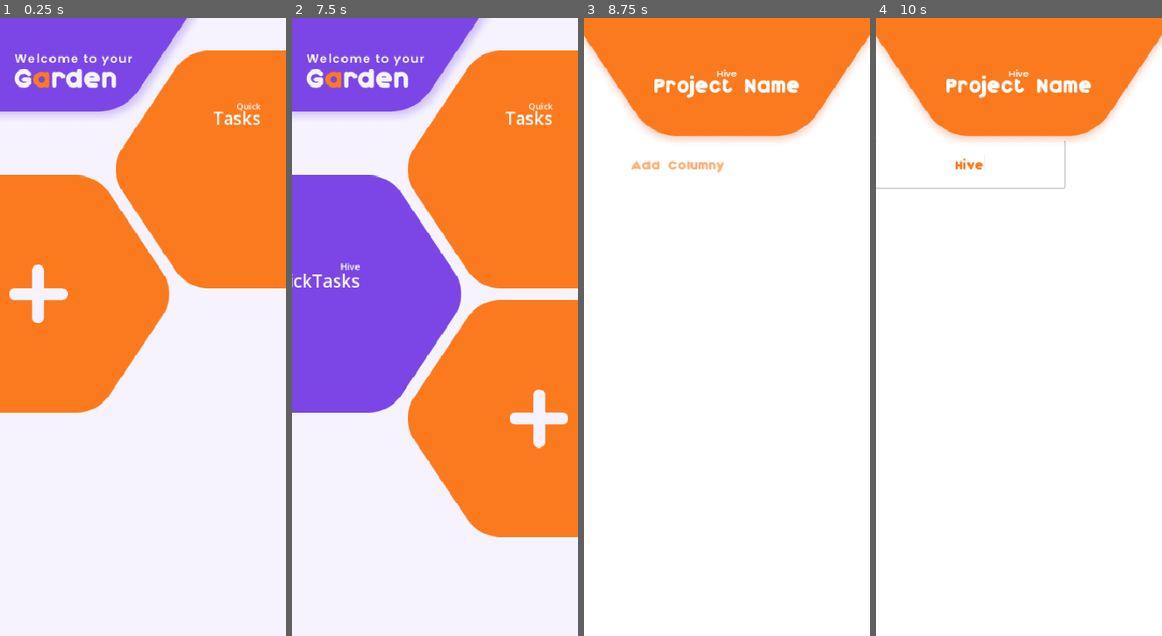
Above: before the commit, frames 1-4 (left to right).
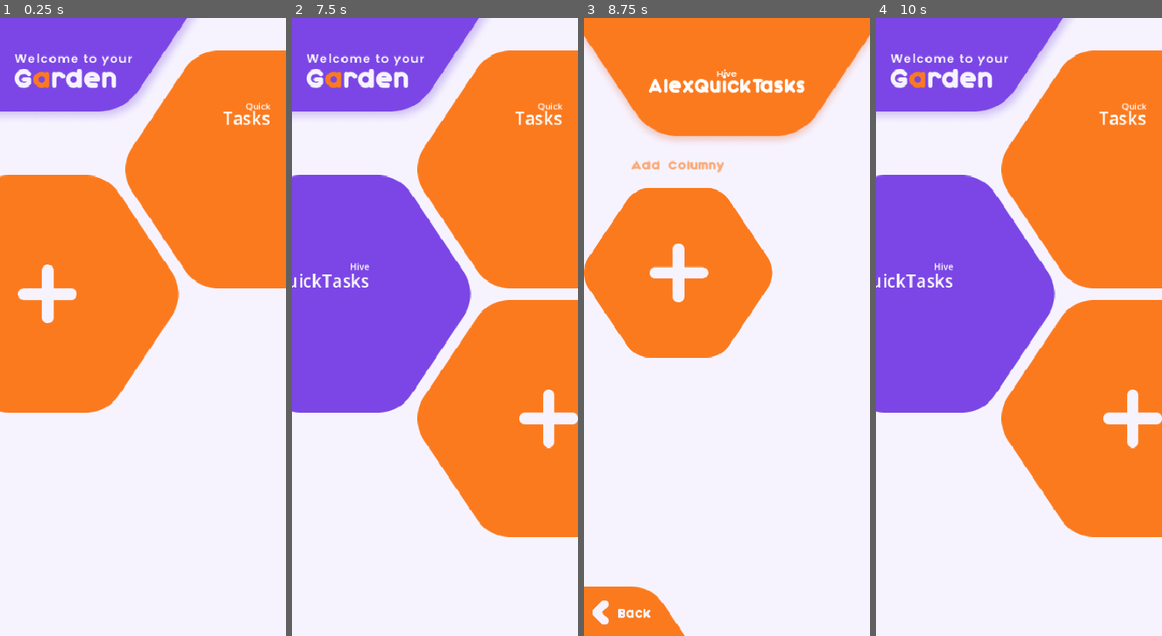
Above: after the commit, the same moments.

Repository: kirubiisfyne/task-hive
Game: Godot game, scene res://Scenes/garden.tscn
Same seed, same stepped clock (60 frames per second), same inputs: the game is played once before the commit and once after it.
Inputs (mouse positions are in pixels of both pictures, inside the frame that each line leads up to; where the layout moved, square brackets give the same spot in the first picture):
- Up to frame 1 (0.25 s): no input
- Up to frame 2 (7.5 s): click (340, 296) [329, 296] at 0.5 s; click (435, 327) at 1.27 s; type "Alex" at 1.35 s; click "Quick" at 2 s; click "Quick" at 2.75 s; click (340, 296) [329, 296] at 3.5 s; click "Quick" at 4.25 s; click (340, 296) [329, 296] at 5 s; type "Quick" at 5.75 s; type "Tasks" at 6.5 s; tap Enter at 7.25 s; move the mouse to (497, 296) at 7.27 s; click (497, 296) at 7.42 s
- Up to frame 3 (8.75 s): click "Hive" at 8 s
- Up to frame 4 (10 s): click (970, 166) at 8.77 s; type "Hive" at 8.85 s; click (913, 611) at 9.5 s, where only the run after the commit has a clickable "Back"

The runs differ from the first frame. In frame 1, 3.9% of the frame differs, in the area x 0-95%, y 5-64%; in frame 2, 5.8%; in frame 3, 16%; in frame 4, 63%, in the area x 0-100%, y 0-84%.

Commit message:
Add back button and improve touch/drag UX
Introduces a reusable back button with icon and script, updates scene and script files to support better touch and drag interactions for mobile, and refines mouse/touch filtering and signal handling. Also adds new assets and scene components, improves dynamic sizing in columns, and updates hive name display logic.

Diff:
--- a/Scenes/Components/add_task.tscn
+++ b/Scenes/Components/add_task.tscn
@@ -9,6 +9,8 @@
 
 [node name="Add Task" type="Button"]
 custom_minimum_size = Vector2(358, 324)
+offset_right = 366.0
+offset_bottom = 332.0
 size_flags_horizontal = 4
 size_flags_vertical = 4
 size_flags_stretch_ratio = 0.0
--- a/Scenes/Components/quick_tasks.tscn
+++ b/Scenes/Components/quick_tasks.tscn
@@ -8,6 +8,7 @@
 size_flags_vertical = 4
 size_flags_stretch_ratio = 0.0
 focus_mode = 0
+mouse_filter = 1
 icon = ExtResource("1_jnfrg")
 flat = true
 
--- a/Scenes/Components/task_hive.tscn
+++ b/Scenes/Components/task_hive.tscn
@@ -11,6 +11,7 @@
 size_flags_vertical = 4
 size_flags_stretch_ratio = 0.0
 focus_mode = 0
+mouse_filter = 1
 icon = ExtResource("1_jepci")
 flat = true
 script = ExtResource("2_ce2qn")
@@ -48,4 +49,4 @@
 text = "TaskHive"
 autowrap_mode = 2
 
-[connection signal="button_down" from="." to="." method="_on_button_down"]
+[connection signal="pressed" from="." to="." method="_on_pressed"]
--- a/Scenes/garden.tscn
+++ b/Scenes/garden.tscn
@@ -31,10 +31,11 @@
 anchor_bottom = 1.0
 offset_left = -134.25
 offset_top = 41.0
-offset_right = 134.25
+offset_right = 159.75
 offset_bottom = -24.0
 grow_horizontal = 2
 grow_vertical = 2
+mouse_filter = 0
 horizontal_scroll_mode = 0
 vertical_scroll_mode = 3
 
@@ -57,6 +58,7 @@
 size_flags_vertical = 4
 size_flags_stretch_ratio = 0.0
 focus_mode = 0
+mouse_filter = 1
 icon = ExtResource("2_jh4tr")
 flat = true
 
@@ -79,6 +81,7 @@
 text = "Tasks"
 
 [node name="Add Task" parent="CanvasLayer/Background/Root/ScrollContainer/Hives Container" instance=ExtResource("3_mlwpc")]
+custom_minimum_size = Vector2(358, 324)
 layout_mode = 2
 script = null
 
@@ -93,6 +96,7 @@
 
 [node name="New Hive" type="Control" parent="CanvasLayer/Background/Root"]
 visible = false
+z_index = 2
 layout_mode = 1
 anchors_preset = 15
 anchor_right = 1.0
@@ -142,5 +146,5 @@
 alignment = 1
 flat = true
 
-[connection signal="button_down" from="CanvasLayer/Background/Root/ScrollContainer/Hives Container/Add Task" to="CanvasLayer/Background/Root/ScrollContainer/Hives Container" method="_on_add_task_button_down"]
+[connection signal="pressed" from="CanvasLayer/Background/Root/ScrollContainer/Hives Container/Add Task" to="CanvasLayer/Background/Root/ScrollContainer/Hives Container" method="_on_add_task_pressed"]
 [connection signal="text_submitted" from="CanvasLayer/Background/Root/New Hive/Cell/Hive Name Input" to="CanvasLayer/Background/Root/ScrollContainer/Hives Container" method="_on_hive_name_input_text_submitted"]
--- /dev/null
+++ b/scenes/back_button.gd
@@ -0,0 +1,6 @@
+extends TextureRect
+
+@export var scene_path:= "res://scenes/garden.tscn"
+
+func _on_back_button_pressed() -> void:
+	get_tree().change_scene_to_file(scene_path)
--- a/scenes/components/cell.tscn
+++ b/scenes/components/cell.tscn
@@ -5,14 +5,15 @@
 [ext_resource type="FontFile" uid="uid://cv2i3btov0in5" path="res://assets/fonts/Dunkin-Regular.ttf" id="2_g1fqx"]
 [ext_resource type="FontFile" uid="uid://b17de2iqife5j" path="res://assets/fonts/Poppins-SemiBold.ttf" id="3_sxpw3"]
 
-[node name="Cell" type="Button"]
+[node name="Cell" type="Control"]
 custom_minimum_size = Vector2(257, 232)
+layout_mode = 3
+anchors_preset = 0
 offset_right = 257.0
 offset_bottom = 232.0
 size_flags_horizontal = 0
-size_flags_vertical = 4
-mouse_filter = 2
-flat = true
+size_flags_vertical = 6
+mouse_filter = 1
 script = ExtResource("1_ae3n8")
 
 [node name="Background" type="TextureRect" parent="."]
@@ -45,6 +46,7 @@
 offset_bottom = -43.0
 grow_horizontal = 2
 grow_vertical = 2
+mouse_filter = 1
 theme_override_fonts/font = ExtResource("2_g1fqx")
 placeholder_text = "Cell Name"
 alignment = 1
@@ -61,6 +63,7 @@
 offset_right = 107.0
 offset_bottom = 148.0
 grow_horizontal = 2
+mouse_filter = 1
 theme_override_constants/minimum_character_width = 4
 theme_override_fonts/font = ExtResource("3_sxpw3")
 theme_override_font_sizes/font_size = 14
--- a/scenes/components/columny.tscn
+++ b/scenes/components/columny.tscn
@@ -11,6 +11,7 @@
 anchors_preset = 0
 offset_right = 256.0
 offset_bottom = 296.0
+mouse_filter = 1
 script = ExtResource("1_txsla")
 
 [node name="Columny Title" type="LineEdit" parent="."]
@@ -20,6 +21,7 @@
 anchor_right = 1.0
 offset_bottom = 64.0
 grow_horizontal = 2
+mouse_filter = 1
 theme_override_colors/font_color = Color(0.9882353, 0.47843137, 0.11764706, 1)
 theme_override_colors/font_placeholder_color = Color(0.99, 0.48180002, 0.11880001, 0.6)
 theme_override_fonts/font = ExtResource("2_carvr")
@@ -29,7 +31,6 @@
 flat = true
 
 [node name="Cell Container" type="VBoxContainer" parent="."]
-visible = false
 custom_minimum_size = Vector2(257, 64)
 layout_mode = 1
 offset_top = 64.0
@@ -44,7 +45,6 @@
 flat = true
 
 [node name="Background" type="TextureRect" parent="Cell Container/New Cell"]
-custom_minimum_size = Vector2(257, 232)
 layout_mode = 0
 offset_right = 257.0
 offset_bottom = 232.0
--- /dev/null
+++ b/scenes/components/new_cell.tscn
@@ -0,0 +1,34 @@
+[gd_scene load_steps=3 format=3 uid="uid://cr08kf25dpl85"]
+
+[ext_resource type="Texture2D" uid="uid://cyohsq01eosla" path="res://assets/orange_hexagon.png" id="1_g2gvm"]
+[ext_resource type="Texture2D" uid="uid://vh321q0tgrxu" path="res://assets/newhiveicon.png" id="2_7h0ml"]
+
+[node name="New Cell" type="Button"]
+custom_minimum_size = Vector2(128, 128)
+mouse_filter = 1
+flat = true
+
+[node name="Background" type="TextureRect" parent="."]
+custom_minimum_size = Vector2(257, 232)
+layout_mode = 0
+offset_left = -64.0
+offset_top = -52.0
+offset_right = 193.0
+offset_bottom = 180.0
+texture = ExtResource("1_g2gvm")
+expand_mode = 1
+
+[node name="TextureRect" type="TextureRect" parent="Background"]
+layout_mode = 1
+anchors_preset = 8
+anchor_left = 0.5
+anchor_top = 0.5
+anchor_right = 0.5
+anchor_bottom = 0.5
+offset_left = -40.0
+offset_top = -40.0
+offset_right = 40.0
+offset_bottom = 40.0
+grow_horizontal = 2
+grow_vertical = 2
+texture = ExtResource("2_7h0ml")
--- a/scenes/hive.tscn
+++ b/scenes/hive.tscn
@@ -1,10 +1,13 @@
-[gd_scene load_steps=6 format=3 uid="uid://hrt424wgyn5s"]
+[gd_scene load_steps=9 format=3 uid="uid://hrt424wgyn5s"]
 
 [ext_resource type="Texture2D" uid="uid://c3jxbq6namku4" path="res://assets/hive_top.png" id="2_2mrw7"]
 [ext_resource type="Script" uid="uid://b82rh7cojyv6d" path="res://scripts/column_container.gd" id="2_y0neg"]
 [ext_resource type="Script" uid="uid://ctfj2gydhpfdn" path="res://scripts/header.gd" id="3_c550q"]
 [ext_resource type="FontFile" uid="uid://b17de2iqife5j" path="res://assets/fonts/Poppins-SemiBold.ttf" id="3_qn66l"]
 [ext_resource type="FontFile" uid="uid://cv2i3btov0in5" path="res://assets/fonts/Dunkin-Regular.ttf" id="4_c550q"]
+[ext_resource type="Texture2D" uid="uid://cyohsq01eosla" path="res://assets/orange_hexagon.png" id="6_xgw1h"]
+[ext_resource type="Texture2D" uid="uid://c8s43ion72s8x" path="res://assets/backicon@2x.png" id="7_q7y6d"]
+[ext_resource type="Script" uid="uid://cckjnjwe52apo" path="res://scenes/back_button.gd" id="7_wunoa"]
 
 [node name="Hive" type="Node"]
 
@@ -16,6 +19,7 @@
 anchor_bottom = 1.0
 grow_horizontal = 2
 grow_vertical = 2
+color = Color(0.9647059, 0.9529412, 1, 1)
 
 [node name="Root" type="Control" parent="CanvasLayer"]
 layout_mode = 3
@@ -26,6 +30,7 @@
 grow_vertical = 2
 
 [node name="ScrollContainer" type="ScrollContainer" parent="CanvasLayer/Root"]
+clip_contents = false
 layout_mode = 1
 anchors_preset = 15
 anchor_right = 1.0
@@ -33,6 +38,9 @@
 offset_top = 168.0
 grow_horizontal = 2
 grow_vertical = 2
+mouse_filter = 0
+horizontal_scroll_mode = 3
+vertical_scroll_mode = 3
 
 [node name="Column Container" type="HBoxContainer" parent="CanvasLayer/Root/ScrollContainer"]
 custom_minimum_size = Vector2(257, 54)
@@ -121,3 +129,33 @@
 text = "Project Name"
 horizontal_alignment = 1
 vertical_alignment = 1
+
+[node name="Button Base" type="TextureRect" parent="CanvasLayer/Root"]
+layout_mode = 0
+offset_left = -168.0
+offset_top = 776.0
+offset_right = 190.0
+offset_bottom = 1100.0
+texture = ExtResource("6_xgw1h")
+script = ExtResource("7_wunoa")
+
+[node name="Back Button" type="Button" parent="CanvasLayer/Root/Button Base"]
+layout_mode = 1
+anchors_preset = 2
+anchor_top = 1.0
+anchor_bottom = 1.0
+offset_left = 176.0
+offset_top = -308.0
+offset_right = 298.0
+offset_bottom = -252.0
+grow_vertical = 0
+scale = Vector2(0.71, 0.71)
+mouse_filter = 1
+theme_override_colors/font_color = Color(0.96862745, 0.9529412, 1, 1)
+theme_override_fonts/font = ExtResource("4_c550q")
+theme_override_font_sizes/font_size = 22
+text = " Back"
+icon = ExtResource("7_q7y6d")
+flat = true
+
+[connection signal="pressed" from="CanvasLayer/Root/Button Base/Back Button" to="CanvasLayer/Root/Button Base" method="_on_back_button_pressed"]
--- /dev/null
+++ b/scenes/root.gd
@@ -0,0 +1,38 @@
+extends Control
+
+@export var scroll_speed: float = 1.0  # Adjust for sensitivity
+@export var drag_threshold: float = 10.0
+
+var is_dragging: bool = false
+var last_touch_pos: Vector2 = Vector2()
+var scroll_offset: Vector2 = Vector2()  # Track manual scroll
+
+func _gui_input(event: InputEvent) -> void:
+	if event is InputEventScreenTouch:
+		if event.pressed:
+			is_dragging = false
+			last_touch_pos = event.position
+		else:
+			# On release, reset
+			is_dragging = false
+
+	elif event is InputEventScreenDrag:
+		var delta = event.relative
+		if not is_dragging:
+			if abs(delta.x) > drag_threshold or abs(delta.y) > drag_threshold:
+				is_dragging = true
+				# Accept the event to block children
+				accept_event()
+		if is_dragging:
+			accept_event()  # Block children during drag
+			# Manually scroll the content (assuming a child ScrollContainer or direct offset)
+			scroll_offset += delta * scroll_speed
+			# If you have a ScrollContainer child, adjust its scroll:
+			var scroll_child = get_node("ScrollContainer")  # Replace with your path
+			if scroll_child:
+				scroll_child.scroll_vertical -= delta.y
+				scroll_child.scroll_horizontal -= delta.x
+			# Or, if no ScrollContainer, offset the rect_position of scrollable children
+			for child in get_children():
+				if child is Control and child != scroll_child:
+					child.rect_position -= delta * scroll_speed
--- a/scripts/cell.gd
+++ b/scripts/cell.gd
@@ -67,33 +67,63 @@
 	preview.modulate = Color(1, 1, 1, 0.5)
 	return preview
 
-# Handle input for mouse and touch
+var hold_time := 0.25
+var dragging := false
+var touch_down := false
+var hold_timer := 0.0
+
 func _gui_input(event: InputEvent) -> void:
-	# Mouse handling
-	if event is InputEventMouseButton:
-		if event.button_index == MOUSE_BUTTON_LEFT:
-			if event.pressed:
-				# Start drag on mouse down
-				force_drag(self, _create_drag_preview())
-				is_dragging = true
-			else:
-				# End drag on mouse up
-				is_dragging = false
+	if event is InputEventScreenTouch and event.pressed:
+		touch_down = true
+		hold_timer = 0.0
+		dragging = false
 
-	# Touch handling
-	elif event is InputEventScreenTouch:
+	elif event is InputEventScreenTouch and not event.pressed:
+		touch_down = false
+		if dragging:
+			dragging = false
+		return
+
+	elif event is InputEventScreenDrag and not dragging:
+		if abs(event.relative.y) > abs(event.relative.x):
+			touch_down = false
+			hold_timer = 0.0
+			return
+
+		hold_timer += event.speed.length() / 3000.0
+
+		if hold_timer >= hold_time:
+			_start_drag()
+
+	elif event is InputEventScreenDrag and dragging:
+		set_drag_preview(_create_drag_preview())
+		force_drag(self, _create_drag_preview())
+		return
+
+	if event is InputEventMouseButton and event.button_index == MOUSE_BUTTON_LEFT:
 		if event.pressed:
-			# Start potential drag on touch down
-			is_dragging = true  # Wait for drag to confirm
+			_start_drag()
 		else:
-			# End touch
-			is_dragging = false
+			dragging = false
 
-	elif event is InputEventScreenDrag and is_dragging:
-		# If we're dragging via touch, start the drag if not already
-		if not is_dragging:  # Redundant, but safe
-			force_drag(self, _create_drag_preview())
-			is_dragging = true
+func _start_drag():
+	var vp = get_viewport()
+
+	# Prevent double-drag initialization
+	if vp.gui_is_dragging():
+		return
+
+	if dragging:
+		return
+
+	dragging = true
+	touch_down = false
+
+	var preview = _create_drag_preview()
+	set_drag_preview(preview)
+	force_drag(self, preview)
+
+
 
 # Optional: Add delete functionality
 func delete_card() -> void:
--- a/scripts/columny.gd
+++ b/scripts/columny.gd
@@ -1,3 +1,4 @@
+@tool
 extends Control
 
 const CELL := preload("res://scenes/components/cell.tscn")
@@ -27,6 +28,7 @@
 
 func _on_cell_container_child_order_changed():
 	_keep_add_button_last()
+	adjust_by_content()
 
 func _keep_add_button_last():
 	if add_cell_button and cell_container:
@@ -106,10 +108,11 @@
 		print("  ", i, ": ", board_data.columnys[i]["name"])
 
 	# Only create a new empty column if this was an empty/placeholder column
-	if old_name == "" or old_name == "New Column" or old_name.begins_with("Column "):
+	if old_name:
 		var c = COLUMNY.instantiate()
 		get_parent().add_child(c)
-		print("Created new empty column for next entry")
+		c.columny_title.text = ""
+
 
 func _on_add_cell_pressed() -> void:
 	if not cell_container or not board_data:
@@ -179,3 +182,14 @@
 	KanbanManager.save_current_board()
 	_keep_add_button_last()
 	print("Moved cell " + cell.card_id + " to column " + self.name)
+
+func adjust_by_content() -> void:
+	var total_height := 368
+
+	for child in cell_container.get_children():
+		if child == add_cell_button:
+			continue
+		total_height += child.get_combined_minimum_size().y + 8
+
+	custom_minimum_size.y = total_height
+	print("Adjusted Height: %s px" % total_height)
--- a/scripts/header.gd
+++ b/scripts/header.gd
@@ -2,6 +2,7 @@
 
 @onready var delete_label := $Delete
 @onready var titles_node := $Titles
+@onready var hive_name := $"Titles/Hive Name"
 
 func _ready():
 	# Ensure initial state: show titles, hide delete
@@ -9,6 +10,23 @@
 		titles_node.show()
 	if delete_label:
 		delete_label.hide()
+
+	# Update hive name from database
+	update_hive_name()
+
+func update_hive_name():
+	var board_name = get_current_board_name()
+	if hive_name:
+		hive_name.text = board_name
+		print("Set hive name to: ", board_name)
+
+func get_current_board_name() -> String:
+	if KanbanManager.current_board and KanbanManager.head_data:
+		# Find the board name by matching the resource path
+		for board_key in KanbanManager.head_data.boards:
+			if KanbanManager.head_data.boards[board_key] == KanbanManager.current_board.resource_path:
+				return board_key
+	return "Default Hive"  # Fallback if not found
 
 func _process(delta):
 	# Check if dragging is active globally
--- a/scripts/hives_container.gd
+++ b/scripts/hives_container.gd
@@ -106,7 +106,8 @@
 	h.name = hive_name
 	$".".add_child(h)
 # Signals
-func _on_add_task_button_down() -> void:
+
+func _on_add_task_pressed() -> void:
 	$"../../New Hive".show()
 
 func _on_hive_name_input_text_submitted(new_text: String) -> void:
--- /dev/null
+++ b/scripts/scroll_container.gd
@@ -0,0 +1,97 @@
+extends ScrollContainer
+
+# Tweakable
+const DRAG_THRESHOLD := 12.0   # pixels before we consider the gesture a drag
+const EDGE_CANCEL := 6.0       # ignore tiny jitter
+
+# State
+var touch_start_pos := {}
+var touch_started_control := {}
+var touch_moved := {}
+
+func _gui_input(event):
+	# Support both touch and mouse drags
+	if event is InputEventScreenTouch:
+		_handle_touch_press(event)
+		return
+	if event is InputEventScreenDrag:
+		_handle_touch_drag(event)
+		return
+	if event is InputEventMouseButton:
+		_handle_mouse_button(event)
+		return
+	if event is InputEventMouseMotion and Input.is_mouse_button_pressed(MouseButton.MOUSE_BUTTON_LEFT):
+		# treat mouse motion as drag for desktop testing
+		var fake = InputEventScreenDrag.new()
+		fake.position = event.position
+		fake.relative = event.relative
+		fake.index = 0
+		_handle_touch_drag(fake)
+		return
+
+func _handle_touch_press(event: InputEventScreenTouch) -> void:
+	var id = str(event.index)
+	if event.pressed:
+		# record start
+		touch_start_pos[id] = event.position
+		touch_moved[id] = false
+		# find which control (if any) is under the initial touch
+		var ctrl = get_viewport().gui_pick(event.position)
+		touch_started_control[id] = ctrl
+	else:
+		# release: clear state
+		touch_start_pos.erase(id)
+		touch_started_control.erase(id)
+		touch_moved.erase(id)
+
+func _handle_touch_drag(event: InputEventScreenDrag) -> void:
+	var id = str(event.index)
+	# if we don't know this touch, act like press
+	if not touch_start_pos.has(id):
+		touch_start_pos[id] = event.position - event.relative
+		touch_moved[id] = false
+		touch_started_control[id] = get_viewport().gui_pick(event.position)
+
+	# compute movement from start
+	var start = touch_start_pos[id]
+	var dist = event.position.distance_to(start)
+
+	# ignore tiny jitter
+	if dist < EDGE_CANCEL:
+		return
+
+	# if already flagged as moved or exceeds threshold, treat as drag
+	if dist >= DRAG_THRESHOLD:
+		touch_moved[id] = true
+
+		# Scroll the container by the drag delta.
+		# Use relative so it works with both vertical and horizontal scrolling.
+		# Invert Y so dragging finger up scrolls down the content (natural feel).
+		if event.relative.y != 0:
+			_v_scroll_by(-event.relative.y)
+		if event.relative.x != 0:
+			_h_scroll_by(-event.relative.x)
+
+		# If the drag started on a control (Button / LineEdit / etc.),
+		# prevent the child from receiving further drag events so the scroll wins.
+		var started_ctrl = touch_started_control.get(id, null)
+		if started_ctrl:
+			# consume the event so the control doesn't treat it as a long press/drag
+			accept_event()
+		else:
+			# if not started on a control, do nothing (ScrollContainer will naturally scroll)
+			pass
+
+func _handle_mouse_button(event: InputEventMouseButton) -> void:
+	# keep desktop behavior: left click press registers normally, dragging handled in mouse motion branch above
+	pass
+
+func _v_scroll_by(dy: float) -> void:
+	var sb = get_v_scroll_bar()
+	if sb:
+		sb.value = clamp(sb.value + dy, sb.min_value, sb.max_value)
+
+func _h_scroll_by(dx: float) -> void:
+	var sb = get_h_scroll_bar()
+	if sb:
+		sb.value = clamp(sb.value + dx, sb.min_value, sb.max_value)
--- a/scripts/task_hive.gd
+++ b/scripts/task_hive.gd
@@ -23,5 +23,5 @@
 	KanbanManager.current_board = KanbanManager.load_board(self.name)
 	get_tree().change_scene_to_file("res://scenes/hive.tscn")
 
-func _on_button_down() -> void:
+func _on_pressed() -> void:
 	load_board()
Binary file added: assets/backicon.png
Not shown, added: assets/backicon.png.import
Binary file added: assets/backicon@2x.png
Not shown, added: assets/backicon@2x.png.import
Binary file added: assets/fonts/backicon@2x.png
Not shown, added: assets/fonts/backicon@2x.png.import
Not shown, added: scenes/back_button.gd.uid
Not shown, added: scenes/root.gd.uid
Binary file added: scripts/backicon.png
Not shown, added: scripts/backicon.png.import
Not shown, added: scripts/scroll_container.gd.uid
